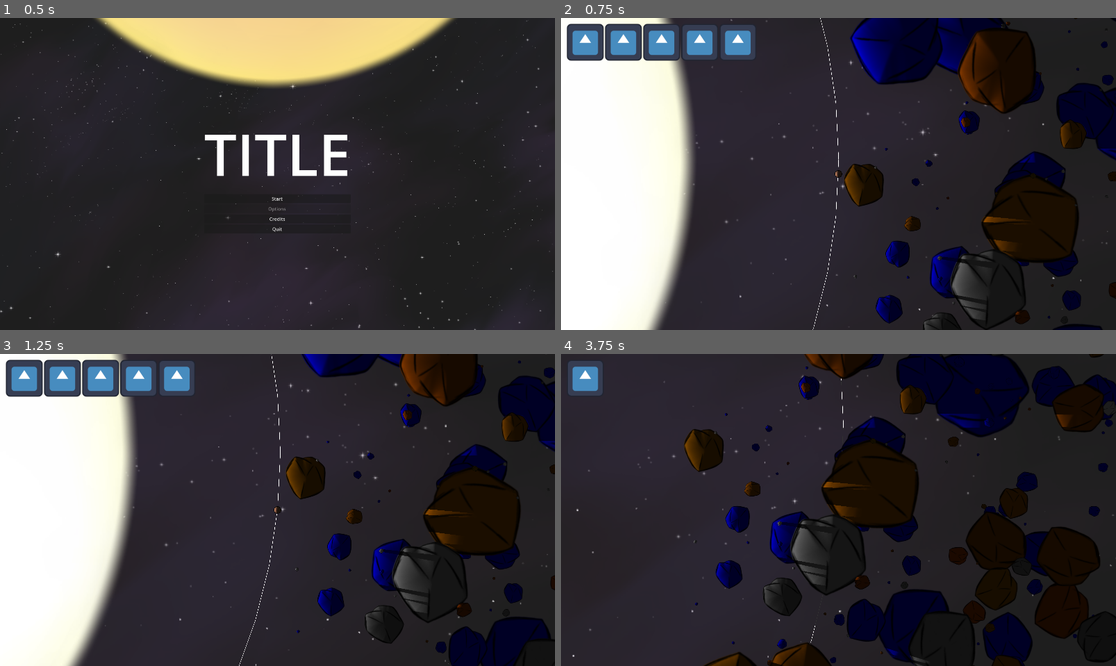
Above: before the commit, frames 1-4 (two rows, left to right).
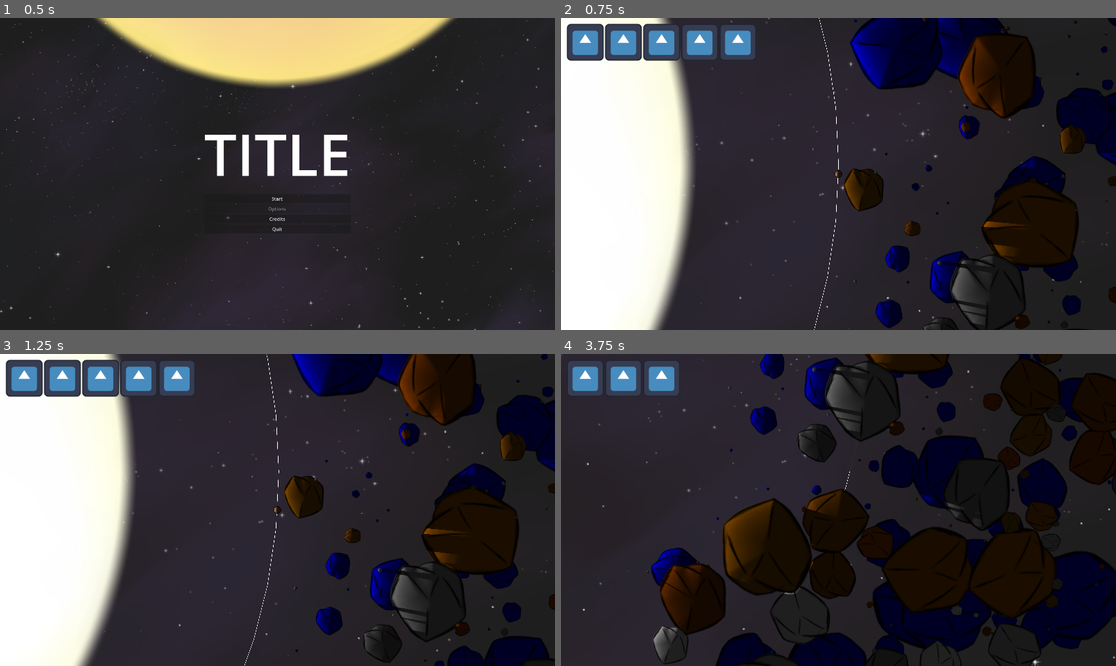
Above: after the commit, the same moments.

Repository: Aroweeri/gmtk2025
Game: Godot game, scene res://scenes/MainMenu.tscn
Same seed, same stepped clock (60 frames per second), same inputs: the game is played once before the commit and once after it. The engine's default icon, where the game draws it, is replaced by a stand-in: a white triangle on a blue panel in a dark square.
Inputs:
- Up to frame 1 (0.5 s): no input
- Up to frame 2 (0.75 s): click "Start" at 0.5 s
- Up to frame 3 (1.25 s): no input
- Up to frame 4 (3.75 s): hold Up (ui_up) 1.28-2.03 s; hold Space (boost) 1.28-2.03 s; hold Down (ui_down) 2.03-2.78 s; tap Space (boost) at 2.1, 3.6 s; hold Space (boost) 2.78-3.53 s; hold Up (ui_up) from 2.78 s (still down)

Frame 1 is identical in both runs. In frame 2, 5.9% of the frame differs, in the area x 16-100%, y 0-100%; in frame 3, 16%; in frame 4, 43%, in the area x 2-100%, y 0-100%.

Commit message:
Fix slowness during moving.

Diff:
--- a/scripts/rotator.gd
+++ b/scripts/rotator.gd
@@ -1,22 +1,19 @@
 extends Node2D
 
-var ROTATION_SPEED=1500
+var ROTATION_SPEED=2000
 
 func _physics_process(delta: float) -> void:
 
 	#rotate faster/slower based on distance from center of world to player
 	var distance_to_player = self.global_position.distance_to($Player.global_position)
-	var rotate_amount = ROTATION_SPEED * (1/distance_to_player) * delta
+
+	var rotate_amount = ROTATION_SPEED/2 * (1/distance_to_player) * delta
+	if(Input.is_action_pressed("ui_down") or Input.is_action_pressed("ui_up")):
+		rotate_amount /= 2
+
 
 	#print("Distance: %0.2f Degrees/Sec: %0.2f" % [distance_to_player, rad_to_deg(rotate_amount)/delta])
 	if(Input.is_action_pressed("boost")):
 		rotate(rotate_amount*3)
 	else:
 		rotate(rotate_amount);
-
-	if(Input.is_action_pressed("ui_down")):
-		ROTATION_SPEED=0
-	elif(Input.is_action_pressed("ui_up")):
-		ROTATION_SPEED=0
-	else:
-		ROTATION_SPEED=1500
